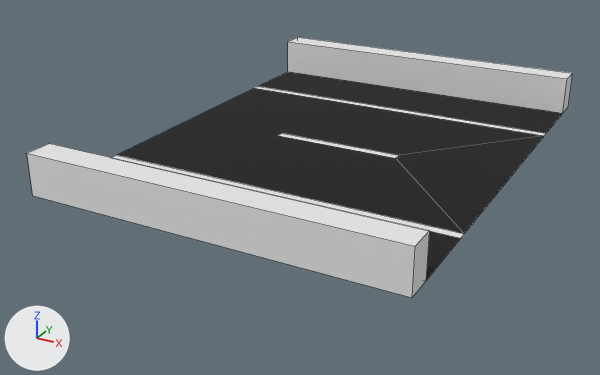
The OBJ model Blender/models/road2.obj as it was, and as the next commit left it.
The view is the same before and after, from a camera (50 mm lens) standing at (5.23, -10.67, 4.5) and looking at (-0.36, -0.51, -0.58). Lighting does not change. The marker at lower left points along +X, +Y and +Z. Mesh edges are drawn as thin lines. Where no turn or scale is listed for an object, it has been applied to the vertices. Vertices at the same position are counted once.

Objects in the first picture: 'RB.001_Plane.022'.
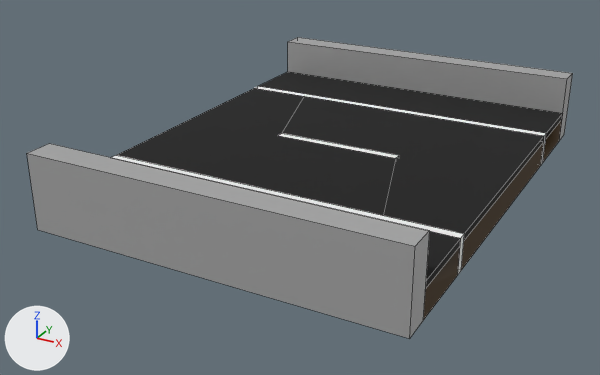
Changed parts and their boxes [x1, y1, x2, y2] in the pictures (600 x 375 px):
'RB.001_Plane.022', reshaped (15% taller): before [27, 37, 573, 298]; after [27, 37, 573, 338]
part 1 of me_rb_001_plane_022, built on: before [117, 42, 573, 297]; after [117, 42, 573, 337]
part 2 of me_rb_001_plane_022, recoloured (grey to white): [111, 86, 546, 238] in both
part 3 of me_rb_001_plane_022, recoloured: [27, 37, 572, 298] in both

Diff of the bpy script that builds the scene:
```diff
--- a/Blender/models/road2.obj.py
+++ b/Blender/models/road2.obj.py
@@ mat_stripe @@
+mat_stripe = principled_material('Stripe')
+mat_stripe.base_color = (0.9, 0.9, 0.9)  # white #f3f3f3
+mat_stripe.roughness = 0.953
@@ mat_walls @@
+mat_walls = principled_material('Walls')
+mat_walls.base_color = (0.45, 0.45, 0.45)  # grey #b3b3b3
+mat_walls.metallic = 0.25
+mat_walls.roughness = 0.336
@@ mat_dirt @@
+mat_dirt = principled_material('Dirt')
+mat_dirt.base_color = (0.0653, 0.0379, 0.0141)  # brown #483720
+mat_dirt.roughness = 0.953
@@ me_rb_001_plane_022 @@
 # used by ob_rb_001_plane_022; location = (0.0, 0.0, 0.0)
-me_rb_001_plane_022.from_pydata(...)  # 32 vertices, 19 faces; spans x -2.67..2.67, y -3.6..3.6, z 0.0..0.6
+me_rb_001_plane_022.from_pydata(...)  # 68 vertices, 76 faces; spans x -2.67..2.67, y -3.6..3.6, z -0.5..0.6
+# me_rb_001_plane_022 part 1
+# 5 vertices are removed from x -2.67..2.67, y -3.2..3.6, z 0.0
+# 12 faces are deleted
+# 3 vertices in x -2.67..2.67, y -3.6..3.6, z 0.0 move by (0.0, 0.0, -0.5)
+# 9 vertices are added at x -2.67..1.61, y -1.93..3.6, z -0.5..0.0
+# 16 new vertices lie (0.0, 0.0, -0.1) away from vertices in x -2.67..2.67, y -3.2..3.2, z 0.0
+# 16 new vertices lie (0.0, 0.0, -0.4) away from vertices in x -2.67..2.67, y -3.2..3.2, z -0.1
+# 24 new faces join them, mat_dirt (brown #483720)
+# 21 new faces join them, mat_asphalt_003 (black #121212)
+# 15 new faces join them, mat_stripe (white #f3f3f3)
+# 9 new faces join them, mat_walls (grey #b3b3b3)
+# me_rb_001_plane_022 part 2: 3 faces spanning x -2.67..2.67, y -2.07..2.07, z 0.0 switch from mat_null (white #e7e7e7) to mat_stripe (white #f3f3f3)
+# me_rb_001_plane_022 part 3: 3 faces spanning x -2.67..2.67, y -3.6..3.6, z -0.5..0.6 switch from mat_null (white #e7e7e7) to mat_walls (grey #b3b3b3)
 me_rb_001_plane_022.materials.append(mat_asphalt_003)
+me_rb_001_plane_022.materials.append(mat_dirt)  # brown #483720
```
